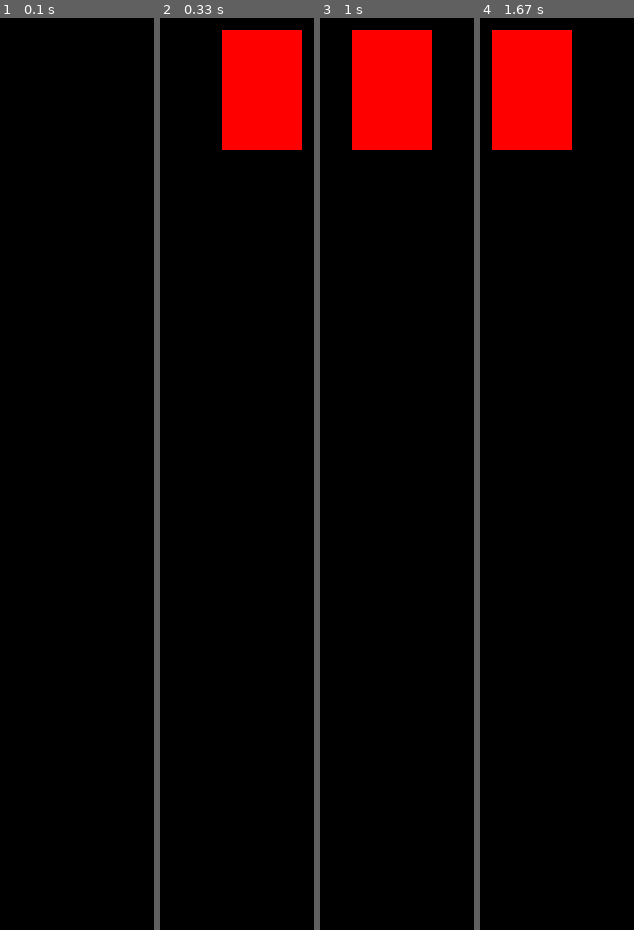
Above: before the commit, frames 1-4 (left to right).
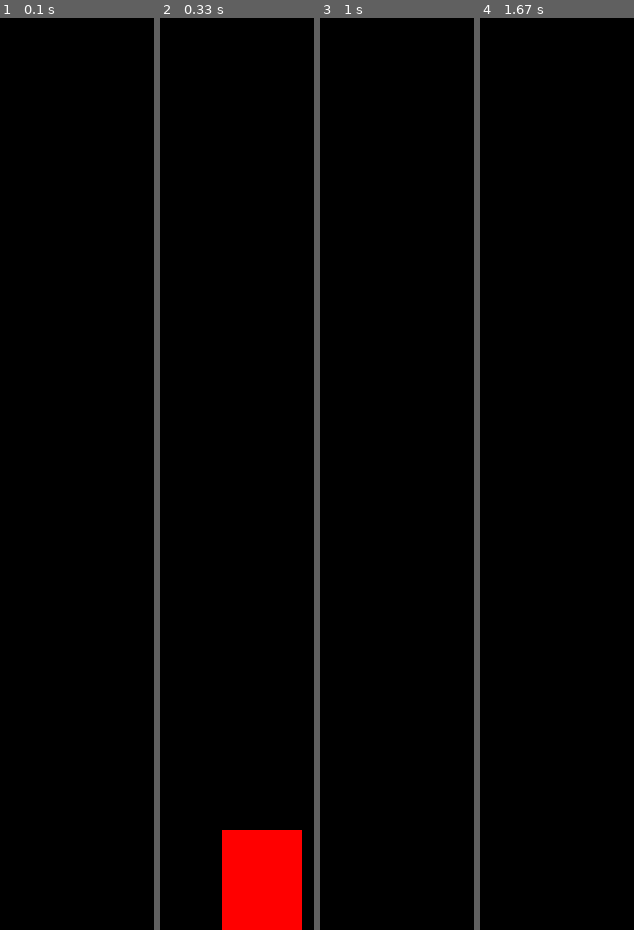
Above: after the commit, the same moments.

Repository: SJHH-Nguyen-D/pygame-tutorial
Game: pygame game, started from main.py
The game is run twice, just before and just after one commit, with the same random seed, the same clock (stepped at 60 frames per second) and the same inputs.
Inputs:
- Up to frame 1 (0.1 s): no input
- Up to frame 2 (0.33 s): no input
- Up to frame 3 (1 s): tap Space at 0.33 s; hold Space from 0.67 s (still down); hold Right from 0.67 s (still down)
- Up to frame 4 (1.67 s): release Space at 1.13 s; release Right at 1.13 s

Frame 1 is identical in both runs. In frame 2, 13% of the frame differs, in the area x 40-93%, y 1-100%; in frame 3, 6.8%; in frame 4, 6.8%.

Commit message:
finish part 2 jumping

Diff:
--- a/main.py
+++ b/main.py
@@ -2,16 +2,24 @@
 pygame.init()
 
 # create a window with which the game will happen in with width and height of window
-win = pygame.display.set_mode((500, 500))
+screen_width = 500
+screen_height = 500
+win = pygame.display.set_mode((screen_width, screen_height))
 
 pygame.display.set_caption("First Game")
 
 # setting up character dimensions
 x = 50
-y = 50
+y = 450
 width = 40
 height = 60
-velocity = 5 # how fast our character moves
+velocity = 10 # how fast our character moves
+
+# jump code
+# use a quadratic function parabola to model a jump
+is_jump = False
+jump_count = 10
+
 
 # main loop for which the game will work through
 # usually all loops start with while
@@ -33,17 +41,39 @@
 	# bottom corners of the screen are not actually negative but they are considered positive.
 	keys = pygame.key.get_pressed()
 
-	if keys[pygame.K_LEFT]:
+	# and if our character is moving left, we have to make sure that our character's position is
+	# greater than 0, otherwise we would be moving off the screen
+	if keys[pygame.K_LEFT] and x > velocity:
 		x -= velocity
 
-	if keys[pygame.K_RIGHT]:
+	if keys[pygame.K_RIGHT] and x < screen_width-width-velocity:
 		x -= velocity
 
-	if keys[pygame.K_UP]:
-		y -= velocity
+	# no jumping in mid air or changing your trajectory during the jump
+	if not(is_jump):
+		if keys[pygame.K_UP] and y > velocity:
+			y -= velocity
 
-	if keys[pygame.K_DOWN]:
-		y += velocity
+		if keys[pygame.K_DOWN] and y < height-height-velocity:
+			y += velocity
+
+		if keys[pygame.K_SPACE]:
+			is_jump = True
+	# actually jumping
+	else:
+		# allow left and right during jump
+		# on the up stroke of our jump
+		if jump_count >= -10:
+			neg = 1
+			# on the down stroke of our jump
+			if jump_count < 0:
+				neg = -1
+			# move the character up by a certain number of pixels
+			y -= (jump_count **3) * 0.5 * neg
+			jump_count -= 1
+		else:
+			is_jump = False
+			jump_count = 10
 
 	win.fill((0, 0, 0))
 
